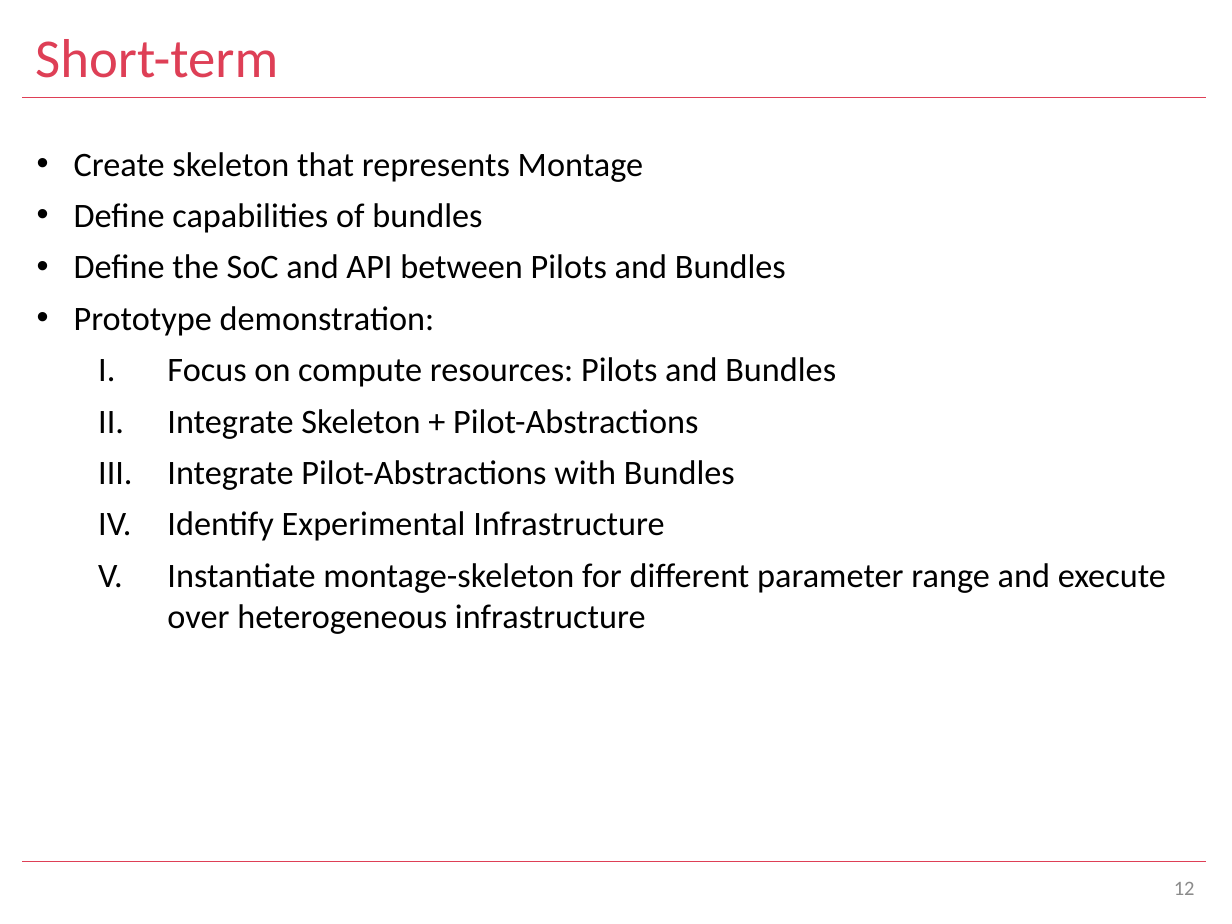
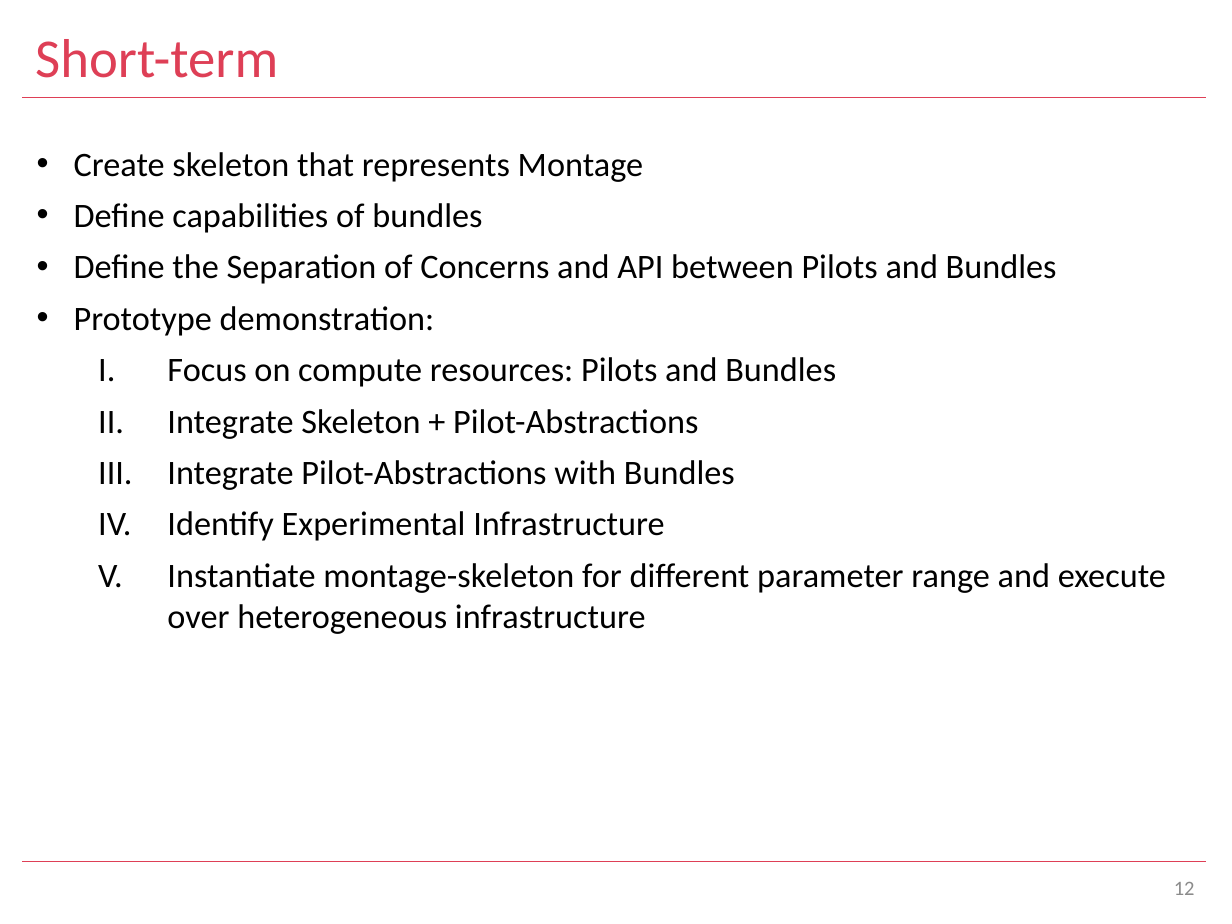
Before and after one commit to saga-project/presentations, a slide deck: slide 12 of doe-aimes-Y1.pptx. Drawn at 1232x924 pixels with LibreOffice and Linux fonts; fonts in the diff are those of the drawing; background and template pictures are left out. Boxes give left, top, right and bottom in pixels: in the first picture for what was removed or moved away, otherwise in the second. Text is boxed around its words. In the diff, an @@ line names an element or a change of style, - is before the commit and + after.

Commit message:
update with slides.

```diff
--- a/doe-aimes-Y1.pptx
+++ b/doe-aimes-Y1.pptx
@@ text at box(74, 254, 1057, 284): text changed @@
-• Define the SoC and API between Pilots and Bundles
+• Define the Separation of Concerns and API between Pilots and Bundles
```
